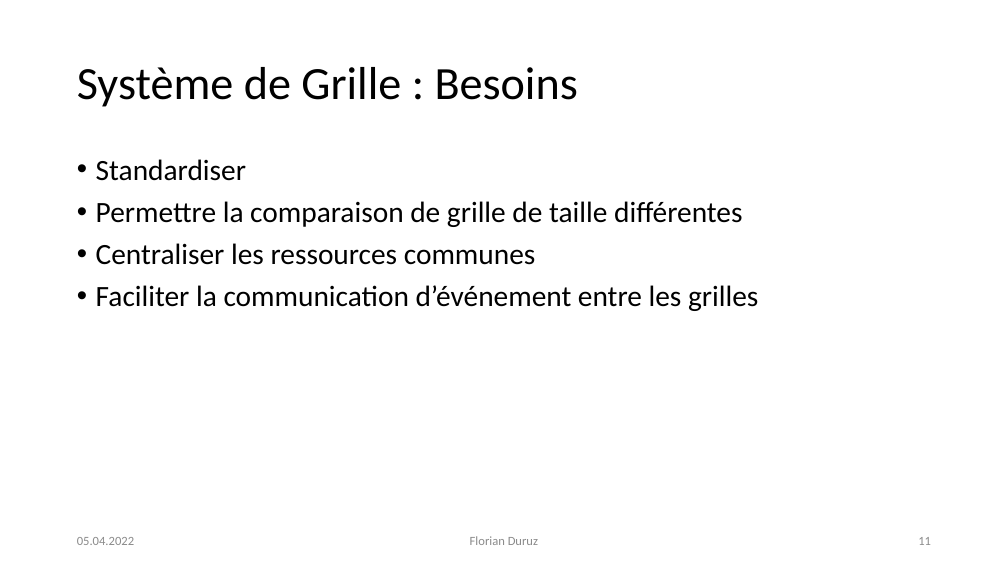
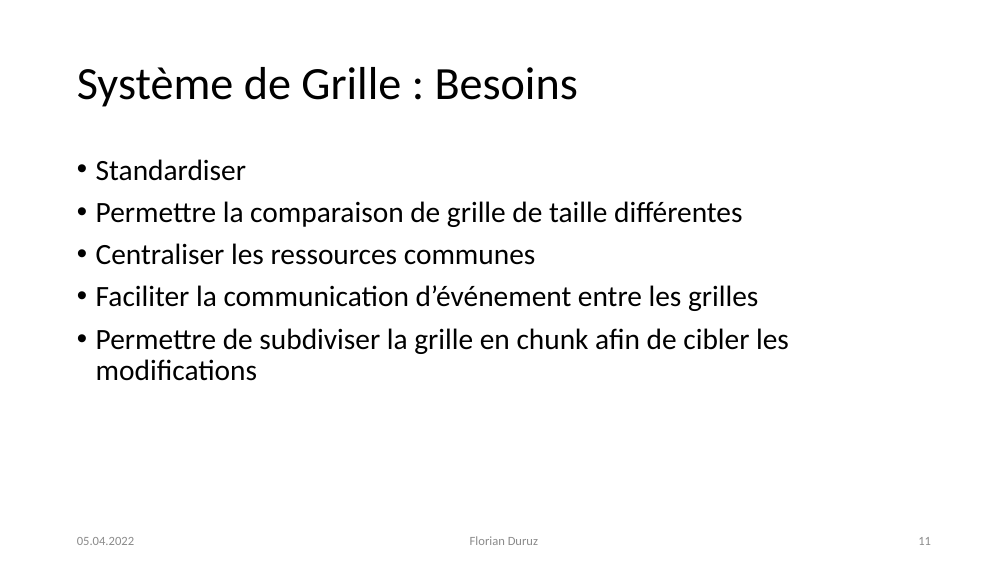
Before and after one commit to Cat-du-Fromage/KaizerWald_TowerDefense, a slide deck: slide 11 of Documentation/DefensePresentation.pptx. Drawn at 1008x567 pixels with LibreOffice and Linux fonts; fonts in the diff are those of the drawing. Boxes give left, top, right and bottom in pixels: in the first picture for what was removed or moved away, otherwise in the second. Text is boxed around its words. In the diff, an @@ line names an element or a change of style, - is before the commit and + after.

```diff
--- a/Documentation/DefensePresentation.pptx
+++ b/Documentation/DefensePresentation.pptx
@@ text at (96, 328, 789, 381): paragraph added @@
+• Permettre de subdiviser la grille en chunk afin de cibler les modifications
```
Also in this commit, not shown: 5 other slides changed, 2 slides added.
